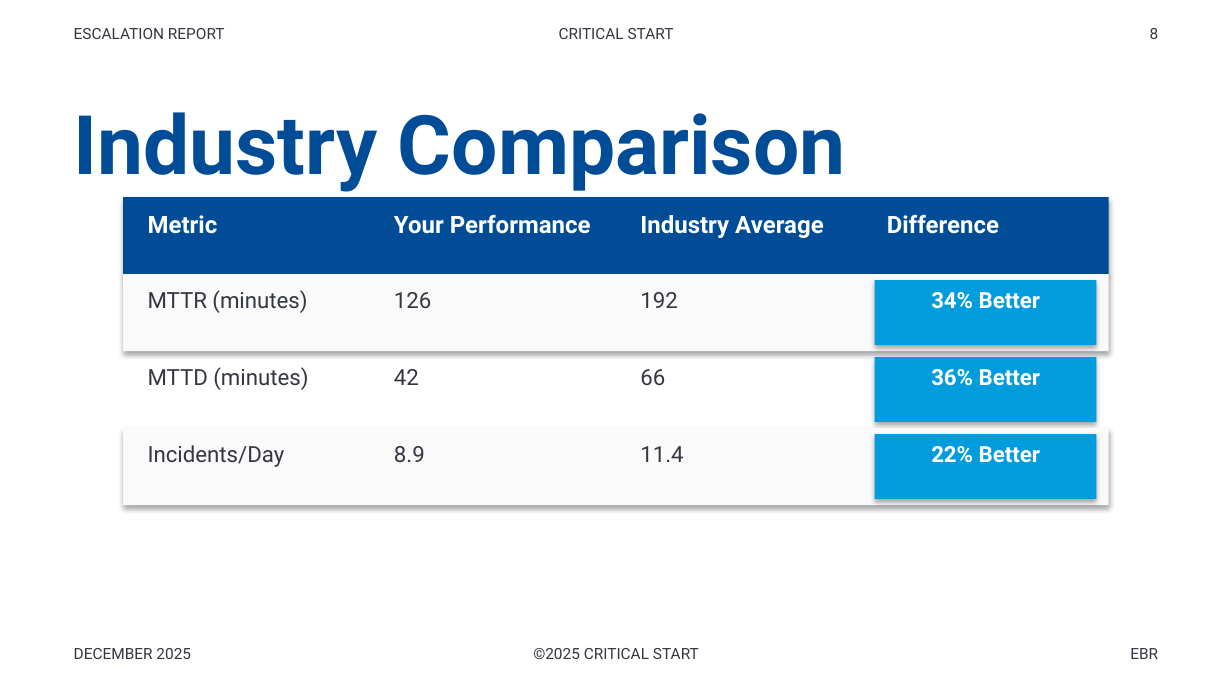
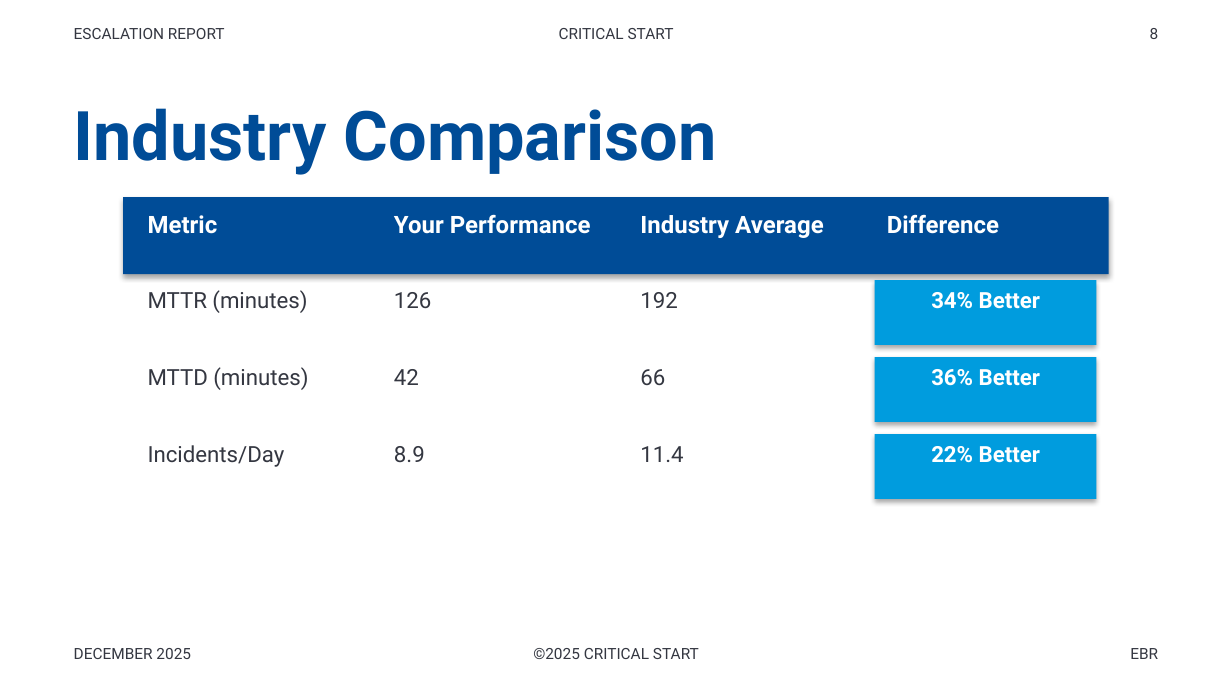
Before and after one commit to peregr956/Escalation-Details-Report, a slide deck: slide 8 of output/escalation_report_2025-12-22.pptx. Drawn at 1232x693 pixels with LibreOffice and Linux fonts; fonts in the diff are those of the drawing. Boxes give left, top, right and bottom in pixels: in the first picture for what was removed or moved away, otherwise in the second. Text is boxed around its words. In the diff, an @@ line names an element or a change of style, - is before the commit and + after.

```diff
--- a/output/escalation_report_2025-12-22.pptx
+++ b/output/escalation_report_2025-12-22.pptx
@@ text "Industry Comparison" at box(74, 108, 717, 175): size 48 to 40 pt @@
@@ rectangle removed at box(123, 275, 1109, 351) @@
@@ rectangle removed at box(123, 429, 1109, 505) @@
```
Also in this commit, not shown: 21 other slides changed, 10 other files.
